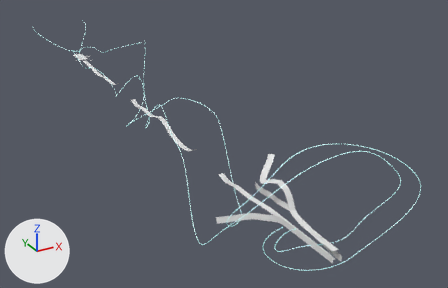
The Blender file Assets/Models/Environment/Scenes/Tutorial/tutorial_facilityRoomZinc.blend as it was, and as the next commit left it.
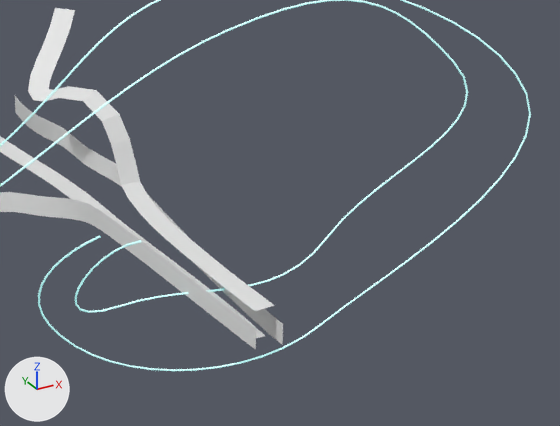
There are two pictures of each version: one whole from a 50 mm camera at (-109.7, -401.6, 112.5) aimed at (32.2, -143.6, -16.5), one close up on the part from 56% to 96% of the width and 53% to 100% of the height. Arrows for +X, +Y and +Z are at lower left; the lights stay in place.

The scene before the commit, as lines of its bpy script (objects in view):
```python
ob_beziercurve_006 = bpy.data.objects.new('BezierCurve.006', cu_beziercurve_006)
ob_beziercurve_006.location = (5.6, -3.2, 2.6)
ob_beziercurve_006.rotation_euler = (1.52, -0.593, -1.11)  # degrees (87, -34, -64)
ob_tile_path_003 = bpy.data.objects.new('Tile_path.003', me_cube_004)
ob_tile_path_003.location = (1.3, -247.8, 1.0)
ob_tile_path_003.rotation_euler = (3.142, 0.0, 1.571)  # degrees (180, 0, 90)
ob_tile_path_004 = bpy.data.objects.new('Tile_path.004', me_cube_005)
ob_tile_path_004.location = (6.4, -247.9, 0.7)
ob_tile_path_004.rotation_euler = (3.142, 0.0, 1.571)  # degrees (180, 0, 90)
# also in view: 'BezierCurve.007' at (5.2, -113.1, 11.5); 'Tile_path.005' at (1.5, -251.1, 11.0); 'Tile_path.002' at (-0.4, -236.3, -1.3)
```
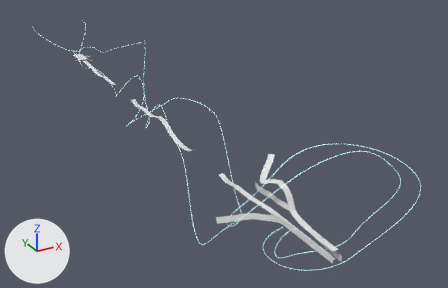
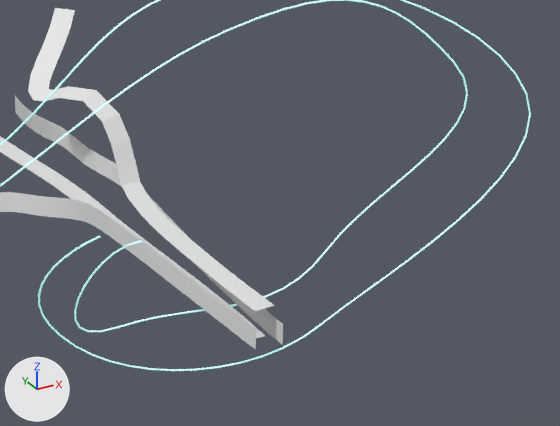
Diff of the bpy script that builds the scene:
```diff
--- a/Assets/Models/Environment/Scenes/Tutorial/tutorial_facilityRoomZinc.blend.py
+++ b/Assets/Models/Environment/Scenes/Tutorial/tutorial_facilityRoomZinc.blend.py
@@ cu_beziercurve_006 @@
 _sp = cu_beziercurve_006.splines.new('BEZIER'); _sp.bezier_points.add(15)
-_sp.bezier_points.foreach_set('co', [-27.37, 31.64, -31.29, -12.87, 5.123, -5.252, 12.24, -1.851, 5.126, 36.45, -13.56, 19.25, 86.21, -27.12, 36.56, 79.51, -43.47, 41.32, 81.38, -69.43, 56.4, 102.0, -63.9, 64.36, 130.8, -86.41, 92.44, 137.3, -119.1, 110.1, 185.2, -117.1, 140.5, 212.9, -111.4, 122.2, 221.0, -125.0, 100.3, 201.1, -137.7, 104.3, 185.7, -134.2, 121.6, 202.4, -125.4, 134.8])
-_sp.bezier_points.foreach_set('handle_left', [-51.12, 42.01, -35.11, -22.2, 1.896, -5.354, 10.96, -1.502, 4.494, 27.29, -11.56, 15.69, 80.93, -26.66, 32.81, 81.3, -39.75, 40.21, 79.3, -64.85, 47.0, 94.26, -64.3, 62.67, 118.3, -79.02, 81.89, 130.8, -109.6, 101.0, 164.5, -120.7, 133.5, 208.2, -110.4, 134.5, 221.3, -116.0, 105.8, 207.6, -133.2, 99.23, 191.7, -135.6, 114.8, 195.2, -124.9, 133.5])
-_sp.bezier_points.foreach_set('handle_right', [-12.66, 25.21, -28.92, -7.344, 7.035, -5.193, 17.22, -3.206, 7.587, 60.3, -18.77, 28.53, 91.5, -27.57, 40.31, 71.92, -59.2, 46.01, 83.45, -74.01, 65.8, 109.7, -63.51, 66.05, 143.4, -93.8, 103.0, 143.8, -128.7, 119.3, 205.9, -113.6, 147.5, 218.5, -112.5, 107.7, 220.8, -134.0, 94.83, 194.5, -142.1, 109.3, 179.7, -132.9, 128.4, 209.7, -125.9, 136.2])
+_sp.bezier_points.foreach_set('co', [-27.37, 31.64, -31.29, -12.87, 5.123, -5.252, 12.24, -1.851, 5.126, 36.45, -13.56, 19.25, 86.21, -27.12, 36.56, 79.51, -43.47, 41.32, 81.38, -69.43, 56.4, 102.0, -63.9, 64.36, 130.8, -86.41, 92.44, 137.3, -119.1, 110.1, 185.2, -117.1, 140.5, 212.9, -111.4, 122.2, 221.0, -125.0, 100.3, 200.1, -139.1, 104.2, 184.2, -136.4, 121.5, 202.4, -125.4, 134.8])
+_sp.bezier_points.foreach_set('handle_left', [-51.12, 42.01, -35.11, -22.2, 1.896, -5.354, 10.96, -1.502, 4.494, 27.29, -11.56, 15.69, 80.93, -26.66, 32.81, 81.3, -39.75, 40.21, 79.3, -64.85, 47.0, 94.26, -64.3, 62.67, 118.3, -79.02, 81.89, 130.8, -109.6, 101.0, 164.5, -120.7, 133.5, 208.2, -110.4, 134.5, 221.3, -116.0, 105.8, 206.6, -134.6, 99.16, 190.2, -137.7, 114.7, 195.2, -124.9, 133.5])
+_sp.bezier_points.foreach_set('handle_right', [-12.66, 25.21, -28.92, -7.344, 7.035, -5.193, 17.22, -3.206, 7.587, 60.3, -18.77, 28.53, 91.5, -27.57, 40.31, 71.92, -59.2, 46.01, 83.45, -74.01, 65.8, 109.7, -63.51, 66.05, 143.4, -93.8, 103.0, 143.8, -128.7, 119.3, 205.9, -113.6, 147.5, 218.5, -112.5, 107.7, 220.8, -134.0, 94.83, 193.6, -143.5, 109.2, 178.2, -135.0, 128.3, 209.7, -125.9, 136.2])
 for _p, _l, _r in zip(_sp.bezier_points, ['ALIGNED', 'ALIGNED', 'ALIGNED', 'ALIGNED', 'ALIGNED', 'ALIGNED', 'ALIGNED', 'ALIGNED', 'ALIGNED', 'ALIGNED', 'ALIGNED', 'ALIGNED', 'ALIGNED', 'ALIGNED', 'ALIGNED', 'ALIGNED'], ['ALIGNED', 'ALIGNED', 'ALIGNED', 'ALIGNED', 'ALIGNED', 'ALIGNED', 'ALIGNED', 'ALIGNED', 'ALIGNED', 'ALIGNED', 'ALIGNED', 'ALIGNED', 'ALIGNED', 'ALIGNED', 'ALIGNED', 'ALIGNED']): _p.handle_left_type = _l; _p.handle_right_type = _r
```

Where the change shows, as pixel boxes (x1, y1, x2, y2) in the close-ups (560 x 426 px):
'BezierCurve.006', reshaped
    before: (0, 0, 468, 313)
    after: (0, 0, 468, 332)
